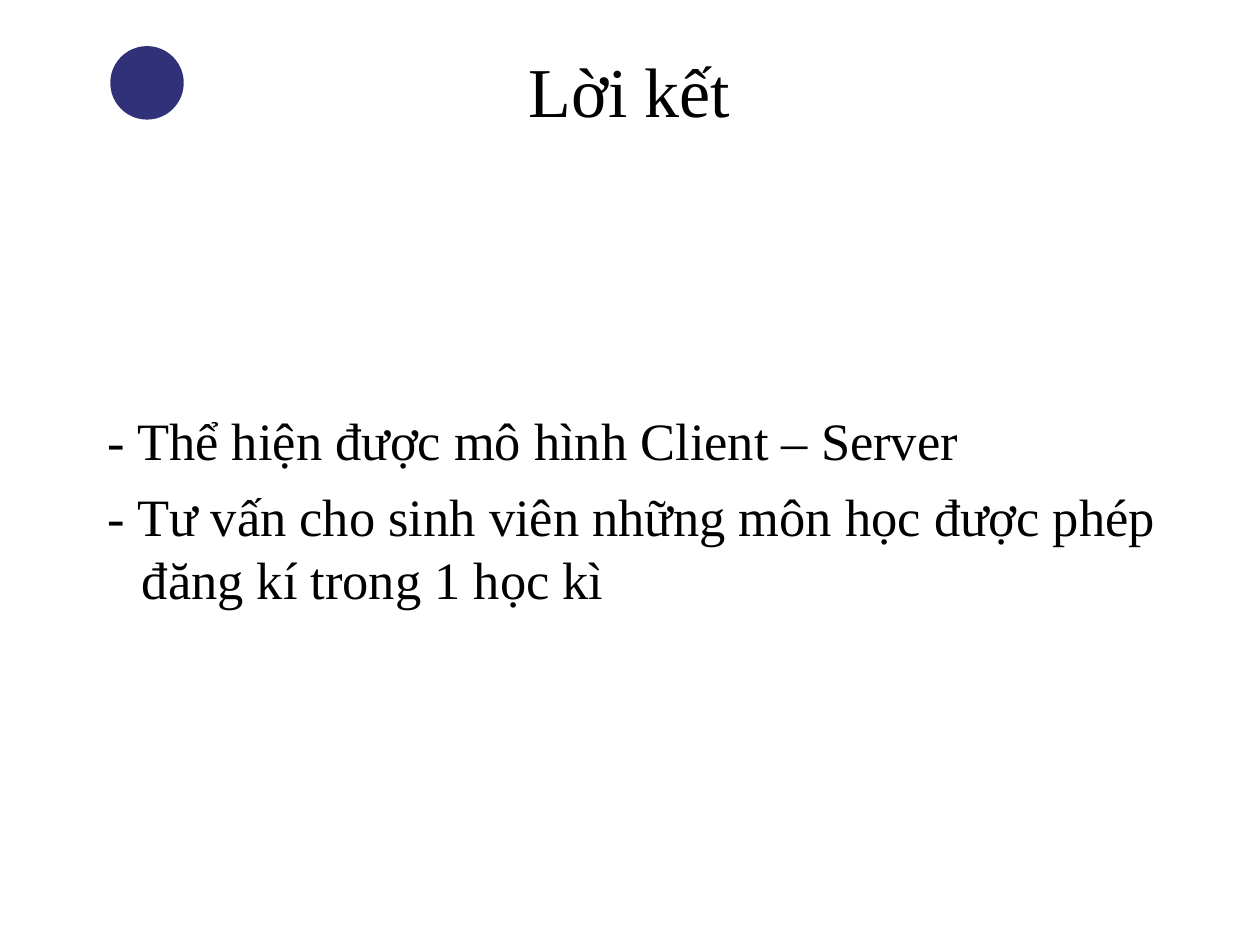
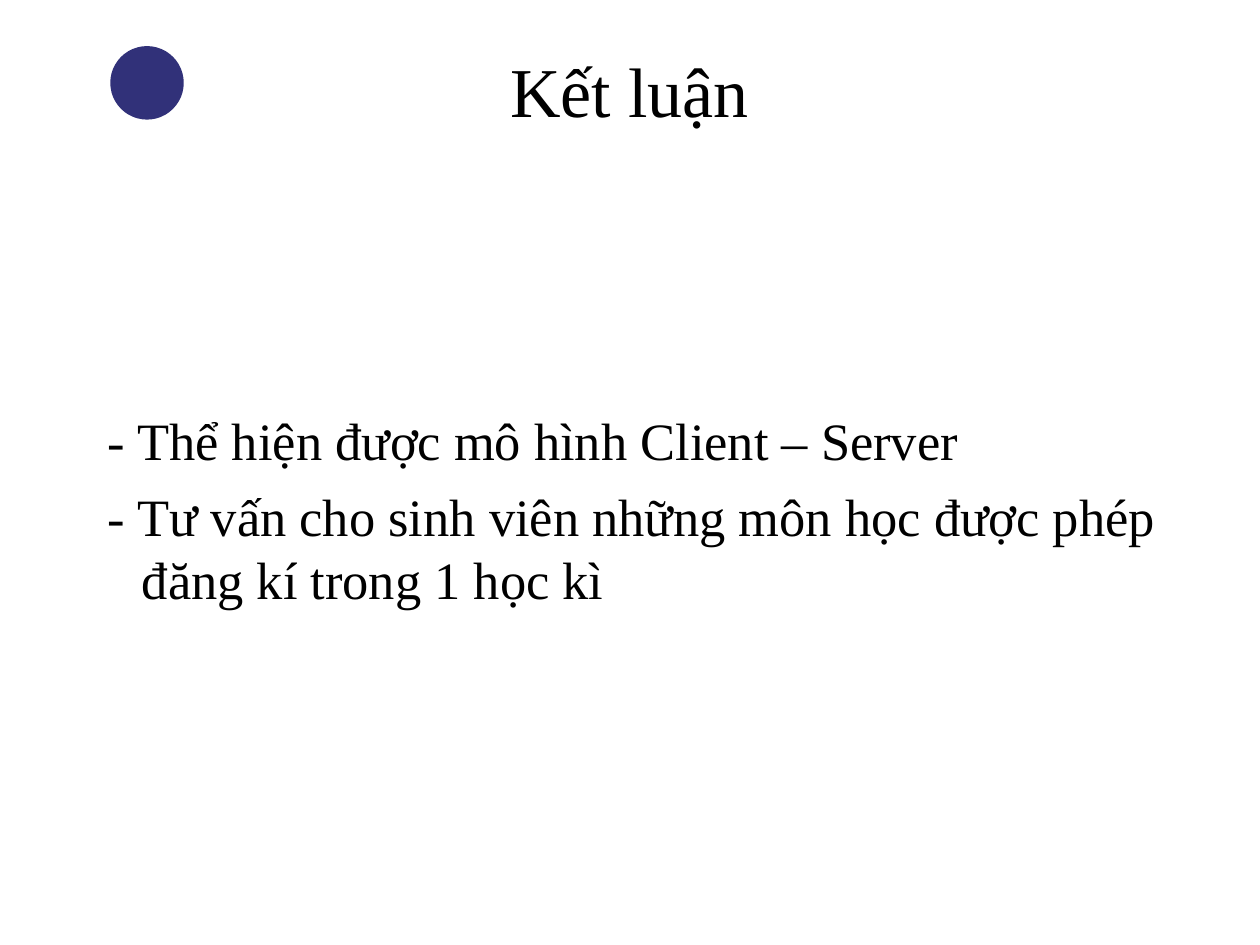
Before and after one commit to thandang/thesis-final, a slide deck: slide 16 of Reports/Slide bao cao.ppt (slide 17 before the commit). Drawn at 1260x945 pixels with LibreOffice and Linux fonts; fonts in the diff are those of the drawing; background and template pictures are left out. Boxes give left, top, right and bottom in pixels: in the first picture for what was removed or moved away, otherwise in the second. Text is boxed around its words. In the diff, an @@ line names an element or a change of style, - is before the commit and + after.

```diff
--- a/Reports/Slide bao cao.ppt
+++ b/Reports/Slide bao cao.ppt
@@ title at [510, 66, 748, 129]: text changed @@
-Lời kết
+Kết luận
```
Also in this commit, not shown: 6 other slides changed, 1 slide added, 2 slides removed.
